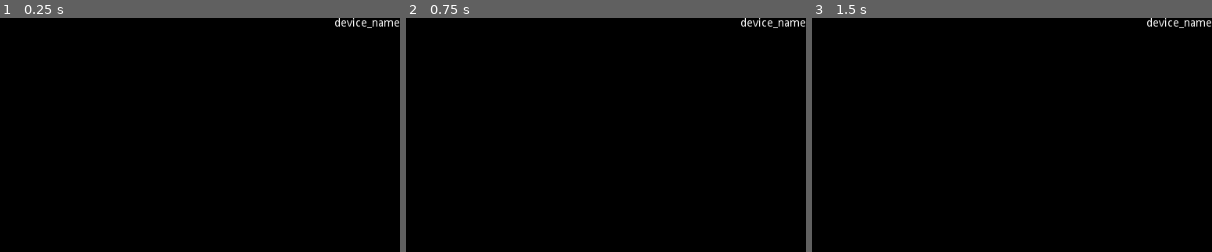
Above: before the commit, frames 1-3 (left to right).
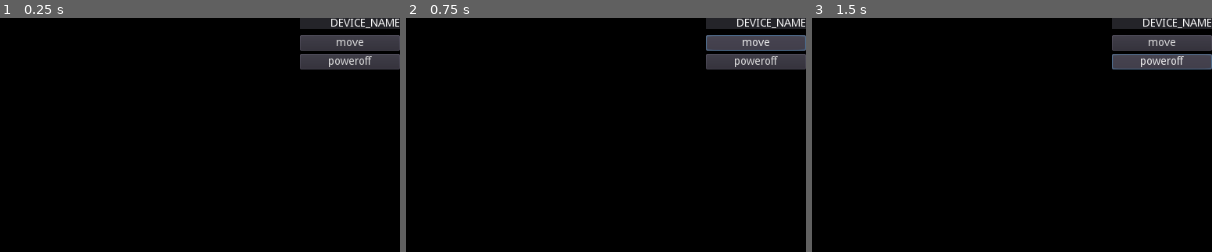
Above: after the commit, the same moments.

Repository: vinzBad/dcsim
Game: Godot game, scene res://scenes/main.tscn
Same seed, same stepped clock (60 frames per second), same inputs: the game is played once before the commit and once after it.
Inputs (mouse positions are % of the whole screen's width and height, from its top left):
- Up to frame 1 (0.25 s): no input
- Up to frame 2 (0.75 s): click (94, 5) at 0.5 s, where only the run after the commit has a clickable "move"
- Up to frame 3 (1.5 s): click (94, 9) at 1.25 s, where only the run after the commit has a clickable "poweroff"
The pictures show only the part of the screen within x 50-100%, y 0-50%; the shares and areas given below are measured in that part.

The runs differ from the first frame. In frame 1, 4.5% of the frame differs, in the area x 75-100%, y 0-23%; in frame 2, 4.5%; in frame 3, 4.5%.

Commit message:
gui for selected device

Diff:
--- a/g.gd
+++ b/g.gd
@@ -12,6 +12,8 @@
 
 var NEEDS_PORT_CLICK = "NEEDS_PORT_CLICK"
 var NEEDS_DEVICE_CLICK = "NEEDS_DEVICE_CLICK"
+
+var selected_device:Device = null
 
 func ridify(vec:Vector2, align:Vector2=Vector2.INF):
 	if vec.x != align.x:
--- a/nodes/devices/device.gd
+++ b/nodes/devices/device.gd
@@ -9,6 +9,7 @@
 
 export var color = Color.green
 export var hover_color = Color.black
+export var select_color = Color.white
 
 export var device_type = "DEVICE"
 
@@ -17,6 +18,7 @@
 onready var ports = $ports
 
 var is_hovering = false
+var is_selected = false
 
 # Called when the node enters the scene tree for the first time.
 func _ready():
@@ -36,6 +38,9 @@
 	var width = rect.size.x
 	if is_hovering:
 		draw_rect(rect, hover_color, true)
+	elif is_selected:
+		draw_rect(rect, select_color, true)
+
 	draw_rect(rect, color, false)
 	for p in [Vector2.ZERO, Vector2(0, height), Vector2(width, 0), Vector2(width, height)]:
 		draw_circle(p, 4, color)
@@ -81,3 +86,9 @@
 		if event is InputEventMouseButton and event.button_index == BUTTON_LEFT:
 			if event.pressed:
 				get_tree().call_group(g.NEEDS_DEVICE_CLICK, "on_device_click", self)
+				is_selected = true
+				update()
+				if g.selected_device:
+					g.selected_device.is_selected = false
+					g.selected_device.update()
+				g.selected_device = self
--- a/nodes/devices/device.tscn
+++ b/nodes/devices/device.tscn
@@ -5,6 +5,7 @@
 [node name="device" type="Node2D"]
 script = ExtResource( 1 )
 hover_color = Color( 0.180392, 0.329412, 0.329412, 1 )
+select_color = Color( 0.180392, 0.25098, 0.25098, 1 )
 
 [node name="control" type="Control" parent="."]
 margin_right = 150.0
--- /dev/null
+++ b/nodes/gui/port/port.tscn
@@ -0,0 +1,56 @@
+[gd_scene load_steps=2 format=2]
+
+[ext_resource path="res://nodes/gui/port/port_gui.gd" type="Script" id=1]
+
+[node name="port1" type="MarginContainer"]
+margin_right = 217.0
+margin_bottom = 80.0
+script = ExtResource( 1 )
+
+[node name="hbox" type="HBoxContainer" parent="."]
+margin_right = 217.0
+margin_bottom = 80.0
+
+[node name="spacer" type="Control" parent="hbox"]
+margin_right = 40.0
+margin_bottom = 80.0
+rect_min_size = Vector2( 40, 0 )
+
+[node name="margin" type="MarginContainer" parent="hbox"]
+margin_left = 44.0
+margin_right = 217.0
+margin_bottom = 80.0
+
+[node name="panel" type="Panel" parent="hbox/margin"]
+modulate = Color( 0.152941, 0.784314, 1, 1 )
+margin_right = 173.0
+margin_bottom = 80.0
+
+[node name="vbox" type="VBoxContainer" parent="hbox/margin"]
+margin_right = 173.0
+margin_bottom = 80.0
+alignment = 2
+
+[node name="port_name" type="Label" parent="hbox/margin/vbox"]
+margin_right = 173.0
+margin_bottom = 14.0
+text = "port_name -> device_name"
+
+[node name="port_state" type="Label" parent="hbox/margin/vbox"]
+margin_top = 18.0
+margin_right = 173.0
+margin_bottom = 32.0
+text = "10 p/s"
+align = 2
+
+[node name="up_down" type="Button" parent="hbox/margin/vbox"]
+margin_top = 36.0
+margin_right = 173.0
+margin_bottom = 56.0
+text = "shutdown"
+
+[node name="disconnect" type="Button" parent="hbox/margin/vbox"]
+margin_top = 60.0
+margin_right = 173.0
+margin_bottom = 80.0
+text = "disconnect"
--- a/scenes/vbox_device.gd
+++ b/nodes/gui/port/port_gui.gd
@@ -1,15 +1,15 @@
-extends VBoxContainer
+extends MarginContainer
 
 # Declare member variables here. Examples:
 # var a = 2
 # var b = "text"
 
+onready var port_name = $hbox/margin/vbox/port_name
+onready var port_state = $hbox/margin/vbox/port_state
+
 # Called when the node enters the scene tree for the first time.
 func _ready():
-	add_to_group(g.NEEDS_DEVICE_CLICK)
-
-func on_device_click(device:Device):
-	$device_name.text = device.device_type
+	pass # Replace with function body.
 
 # Called every frame. 'delta' is the elapsed time since the previous frame.
 #func _process(delta):
--- /dev/null
+++ b/nodes/gui/vbox_device/vbox_device.gd
@@ -0,0 +1,40 @@
+extends VBoxContainer
+
+# Declare member variables here. Examples:
+# var a = 2
+# var b = "text"
+
+var port_gui = preload("res://nodes/gui/port/port.tscn")
+
+var current_device:Device
+# Called when the node enters the scene tree for the first time.
+onready var device_name = $desc/device_name
+onready var ports = $ports
+
+
+func _ready():
+	add_to_group(g.NEEDS_DEVICE_CLICK)
+
+func on_device_click(device:Device):
+	if current_device != device:
+		current_device = device
+		update_gui()
+
+
+func update_gui():
+	device_name.text = current_device.device_type
+
+	for child in ports.get_children():
+		child.queue_free()
+
+	for port in current_device.ports.get_children():
+		var p = port_gui.instance()
+		ports.add_child(p)
+		p.port_name.text = port.name
+		if port.connected_port:
+			p.port_name.text += "->" + port.connected_port.device.name
+
+
+# Called every frame. 'delta' is the elapsed time since the previous frame.
+#func _process(delta):
+#	pass
--- /dev/null
+++ b/nodes/gui/vbox_device/vbox_device.tscn
@@ -0,0 +1,42 @@
+[gd_scene load_steps=2 format=2]
+
+[ext_resource path="res://nodes/gui/vbox_device/vbox_device.gd" type="Script" id=1]
+
+[node name="vbox_device" type="VBoxContainer"]
+anchor_left = 1.0
+anchor_right = 1.0
+margin_left = -128.0
+margin_bottom = 56.0
+grow_horizontal = 0
+script = ExtResource( 1 )
+
+[node name="desc" type="MarginContainer" parent="."]
+margin_right = 217.0
+margin_bottom = 14.0
+
+[node name="panel" type="Panel" parent="desc"]
+margin_right = 217.0
+margin_bottom = 14.0
+
+[node name="device_name" type="Label" parent="desc"]
+margin_right = 217.0
+margin_bottom = 14.0
+text = "DEVICE_NAME"
+align = 2
+
+[node name="ports" type="VBoxContainer" parent="."]
+margin_top = 18.0
+margin_right = 217.0
+margin_bottom = 18.0
+
+[node name="move" type="Button" parent="."]
+margin_top = 22.0
+margin_right = 217.0
+margin_bottom = 42.0
+text = "move"
+
+[node name="poweroff" type="Button" parent="."]
+margin_top = 46.0
+margin_right = 217.0
+margin_bottom = 66.0
+text = "poweroff"
--- a/scenes/main.tscn
+++ b/scenes/main.tscn
@@ -2,7 +2,7 @@
 
 [ext_resource path="res://scenes/main.gd" type="Script" id=1]
 [ext_resource path="res://scenes/world.gd" type="Script" id=2]
-[ext_resource path="res://scenes/vbox_device.gd" type="Script" id=3]
+[ext_resource path="res://nodes/gui/vbox_device/vbox_device.tscn" type="PackedScene" id=3]
 
 [sub_resource type="InputEventAction" id=1]
 action = "add_server"
@@ -78,18 +78,7 @@
 margin_bottom = 140.0
 text = "save"
 
-[node name="vbox_device" type="VBoxContainer" parent="gui"]
-anchor_left = 1.0
-anchor_right = 1.0
-margin_left = -40.0
-margin_bottom = 40.0
-grow_horizontal = 0
-script = ExtResource( 3 )
-
-[node name="device_name" type="Label" parent="gui/vbox_device"]
-margin_right = 84.0
-margin_bottom = 14.0
-text = "device_name"
+[node name="vbox_device" parent="gui" instance=ExtResource( 3 )]
 
 [node name="packet_timer" type="Timer" parent="."]
 wait_time = 0.25
